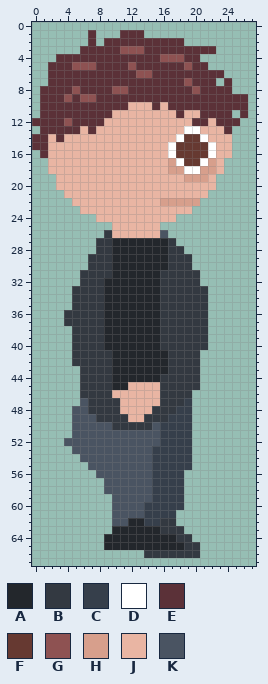
Sprite sheet, stored at assets/sprites/zywiec/walk/zywiecR2.png. The picture above was drawn from the file before the commit.
The file is 28x68 pixels. Colours within 5 levels of each other are drawn and written as one.
Palette (. is transparent): A #23272c  B #333941  C #363f4b  D #ffffff  E #5b3138  F #663931  G #8e5252  H #d79f8c  J #e9b5a3  K #4a5462
Pixels before, first column x 0:
 1 .......E...EEE.............
 2 .......E.EEEEEEEEEE........
 3 ......EEEEEGGGEEEEEEEEE....
 4 ...EEEEEEEEEEEEEGGGEE......
 5 ..EEEGGGEEEEGEEEEEEGEE.....
 6 ..EEEEEEEEEEEGGEEEEEEEEE...
 7 ..EEEEEEEEEEEEEEEEEGEEE.E..
 8 .EEEEGEEEEGGEEEEEEEEGEEEE..
 9 .EEEGEGGEEEEEEEEEEEEEEEEEEE
10 .EEEEEEEEEEEJJJEJEEEEEEEEEE
11 .EEEEEEEEEJJJJJJJJEJJEEEE.E
12 EEEEGEEEEJJJJJJJJJJJEEJEEE.
13 .EEEEEJEJJJJJJJJJJJDDJJJE..
14 EEJEJJJJJJJJJJJJJJDFFDJJJ..
15 EEJJJJJJJJJJJJJJJDFFFFDJJ..
16 .EJJJJJJJJJJJJJJJDFFFFDJJ..
17 ..JJJJJJJJJJJJJJJHDFFDHJ...
18 ..JJJJJJJJJJJJJJJHHDDHHJ...
19 ...JJJJJJJJJJJJJJJJHHHJ....
20 ...JJJJJJJJJJJJJJJJJJJJ....
21 ....JJJJJJJJJJJJJJJJJJ.....
22 .....JJJJJJJJJJJHHHHH......
23 ......JJJJJJJJJJJJJJ.......
24 ........JJJJJJJJJJ.........
25 ..........JJJJJJ...........
26 .........BJJJJJJK..........
27 ........BBAAAAAAAB.........
28 ........BBAAAAAAABB........
29 .......BBBAAAAAAABBB.......
30 .......BBBAAAAAAABBB.......
31 ......BBBBAAAAAABBBBB......
32 ......BBBAAAAAAABBBBB......
33 .....BBBBAAAAAAABBBBBB.....
34 .....BBBBAAAAAAABBBBBB.....
35 .....BBBBAAAAAAABBBBBB.....
36 ....BBBBBAAAAAAABBBBBB.....
37 ....BBBBBAAAAAAABBBBBB.....
38 .....BBBBAAAAAAABBBBBB.....
39 .....BBBBAAAAAAABBBBBB.....
40 .....BBBBAAAAAAABBBBBB.....
41 .....BBBBBAAAAAAABBBB......
42 .....BBBBBAAAAAAABBBB......
43 ......BBBBAAAAAAABBBB......
44 ......BBBBAAAAAABBBBB......
45 ......BBBBAAJJJJBBBBB......
46 ......BBBBJJJJJJBBBB.......
47 ......KBBBBJJJJJBBBC.......
48 .....KKBBBBJJJJBBBCC.......
49 .....KKKBBBBJJBBBCCC.......
50 .....KKKKKBBBBBKCCCC.......
51 .....KKKKKKKKKKKCCCC.......
52 ....KKKKKKKKKKKKCCCC.......
53 .....KKKKKKKKKKCCCCC.......
54 ......KKKKKKKKKCCCCC.......
55 .......KKKKKKKKCCCCC.......
56 ........KKKKKKKCCCC........
57 .........KKKKKKCCCC........
58 .........KKKKKKCCCC........
59 ..........KKKKKCCCC........
60 ..........KKKKCCCCC........
61 ..........KKKKCCCC.........
62 ..........KKAACCBB.........
63 ..........AAAAAABBB........
64 .........AAAAAAAAABB.......
65 .........AAAAAAAAAABB......
66 ..............BBBBBBB......
And afterwards:
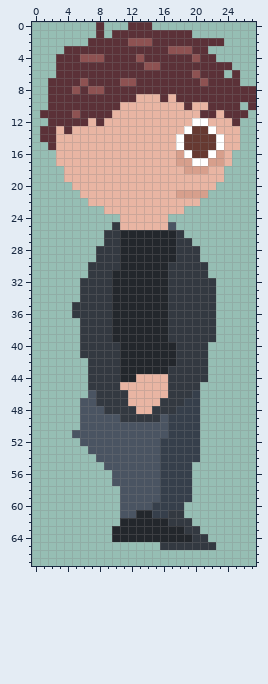
What changed:
Changed rows in their new state; - is an unchanged pixel.
first column x 0:
 0 --------E---EEE-------------
 1 -------.E-E---EEEEEE--------
 2 --------E---GGG----EEEEE----
 3 ----EE-----EEE---GGG--.-----
 4 ------GGG----G--EEE-GEE-----
 5 --.--EEE----E-GG---E--EEE---
 6 --.----------EE-----G----E--
 7 ------G----GG------E-G-E-E--
 8 -.-----GG-EE--------E----EEE
 9 -.--E-EE-----JJJ-J---------E
10 -.---------J---J-JJ-JJ----.E
11 -----G------------J----J-E--
12 ..--E--J------------DD-JJ---
13 ---J-J-J------------FFD-JJ--
14 .-EJ-----------------FFD-J--
15 ..E--------------JD---FD-J--
16 -..--------------JHD---H----
17 --.--------------JHHD--HJ---
18 --..-------------JJHH-J-----
19 ---.---------------JJJ-J----
20 ---..-----------------------
21 ----..------------HHHH------
22 -----..---------JJJJJ-------
23 ------...----------.--------
24 --------...------.----------
25 ----------B-----JK----------
26 ----------BAAAAAAAB---------
27 --------.-B------ABB--------
28 ----------B------A-BB-------
29 -------.--B------A--B-------
30 ----------B---------BB------
31 ------.---------A----B------
32 ---------B------A----BB-----
33 -----.---B------A-----B-----
34 -----.---B------A-----B-----
35 ---------B------A-----B-----
36 ----.----B------A-----B-----
37 ----..---B------A-----B-----
38 -----.---B------A-----B-----
39 -----.---B------A-----B-----
40 -----.---BB-----AA----------
41 -----.----B------A---B------
42 -----..---B------A---B------
43 ------.---B----------B------
44 ------.---B--JJJJ----B------
45 ------.---BJ----J-----------
46 ------.K--BB----J---C-------
47 -------K---B--------C-------
48 -----.-KK--BB-------C-------
49 -----.--KKK-BB--K---C-------
50 -----.----KKKKK-K---C-------
51 ----------------K---C-------
52 ----..--------------C-------
53 -----..--------K----C-------
54 ------..-------K----C-------
55 -------..------K------------
56 --------..-----K---C--------
57 ---------.-----K---C--------
58 ---------..----K---C--------
59 ----------.----K---C--------
60 ----------.---K-------------
61 ----------.--AA--BB---------
62 ----------.A--AAA-BB--------
63 ----------------AAABB-------
64 ---------.--------AABB------
65 ---------.......BBB--BB-----
66 --------------.......-------
Where, in picture pixels (left, top, right, bottom), the same in both pictures:
changed: (32, 22, 256, 558)
